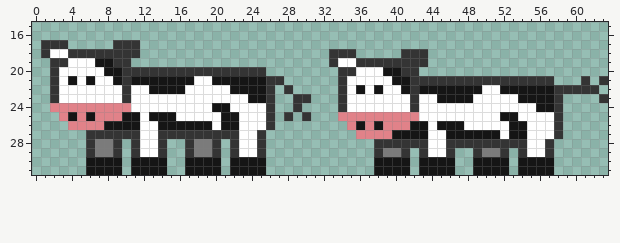
One commit to this pixel-art sprite: Assets/Resources/Sprites/cow-anim.png. The picture above was drawn from the file before the commit.
The file is 64x32 pixels. Shown: x 0..63, y 15..31.
New version:
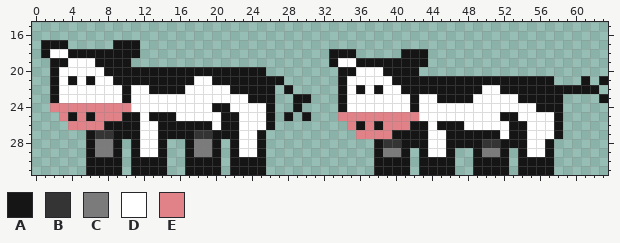
Palette (. is transparent): A #151515  B #343434  C #7b7b7b  D #ffffff  E #e18289
Commit: changed colors in the cow animation
What changed:
Colour B becomes colour A in row 17 at x 1 to 3 and 9 to 11; in row 18 at x 1, 4 to 11, 33 to 35 and 41 to 43; in row 19 at x 2 to 3, 9 to 10, 33 and 36 to 43; in row 20 at x 2, 10 to 25, 34 to 35 and 41 to 42; in row 21 at x 2, 10, 26 to 27, 34, 42 to 57, 61 and 63; in row 22 at x 2, 10, 26, 28, 34, 42 and 58 to 62.
Colour B becomes colour A in row 23 at x 2, 10, 26, 29 to 30, 34, 42, 58 and 63; in row 24 at x 26, 29, 34, 42 and 58; in row 25 at x 26, 28, 30 and 58; in row 26 at x 26 and 58; in row 27 at x 6, 9 to 11, 14 to 17, 20 to 22, 25 and 58; in row 28 at x 6, 9, 11, 14, 17, 20, 22, 25, 38, 41 to 43, 46 to 49, 52 to 54 and 57.
Colour B becomes colour A in row 29 at x 6, 9, 11, 14, 17, 20, 22, 25, 38, 41, 43, 46, 49, 52, 54 and 57.
